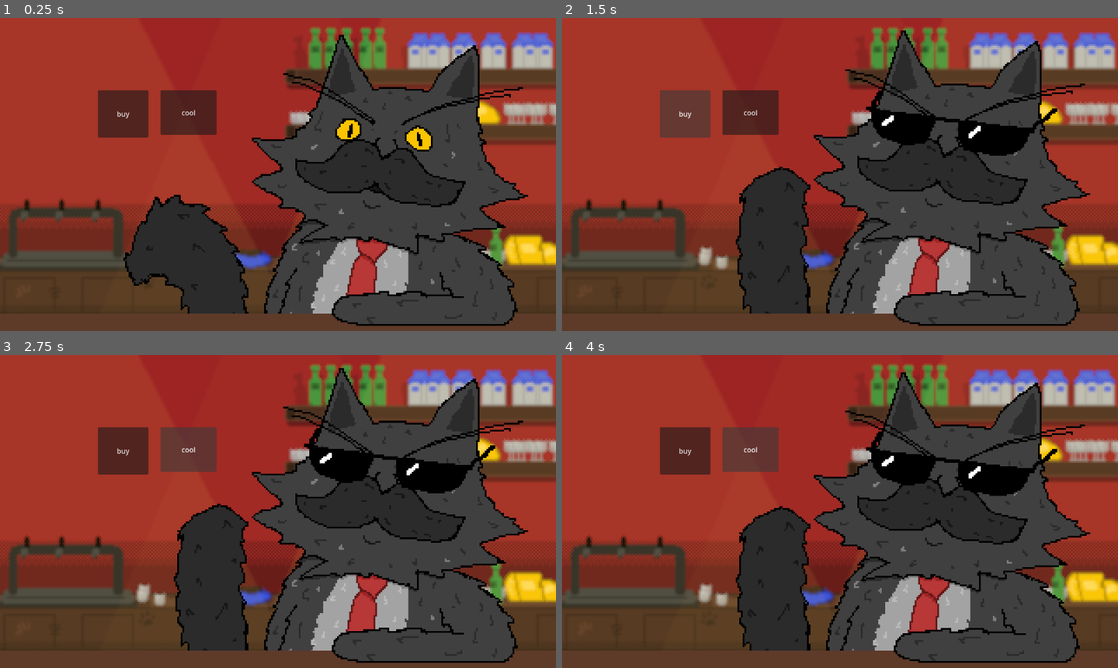
Above: before the commit, frames 1-4 (two rows, left to right).
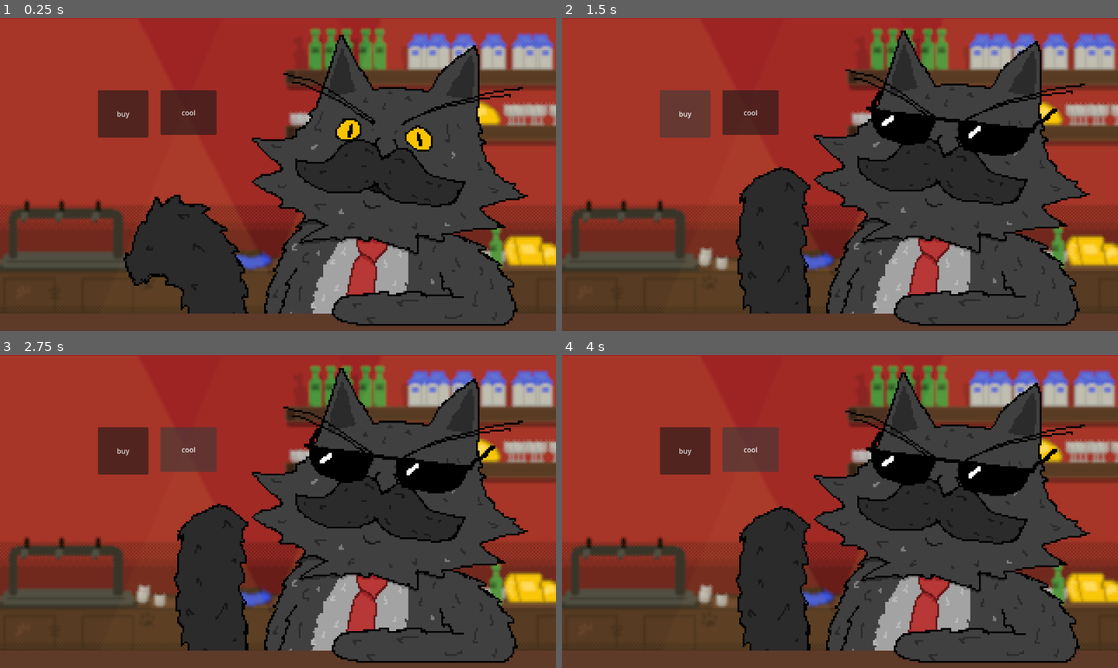
Above: after the commit, the same moments.

Repository: DuneRanger/Very-Serious-GameJam-2026
Game: Godot game, scene res://scenes/game/shop_scene/shop_scene.tscn
The game is run twice, just before and just after one commit, with the same random seed, the same clock (stepped at 60 frames per second) and the same inputs. This scene is started directly instead of the project's main scene. Sound files missing from this copy of the repository are replaced by a short silence.
Inputs:
- Up to frame 1 (0.25 s): no input
- Up to frame 2 (1.5 s): click "cool" at 0.5 s; click "buy" at 1.25 s
- Up to frame 3 (2.75 s): click "cool" at 2 s
- Up to frame 4 (4 s): click "buy" at 2.75 s; click "cool" at 3.5 s

The runs differ from the first frame. In frame 1, 2.0% of the frame differs, in the area x 0-100%, y 2-81%; in frame 2, 1.9%; in frame 3, 2.0%; in frame 4, 2.0%.

Commit message:
added item textures

Diff:
--- a/scenes/game/shop_scene/shop_scene.tscn
+++ b/scenes/game/shop_scene/shop_scene.tscn
@@ -6,6 +6,12 @@
 [node name="ShopScene" type="Node2D" unique_id=935466290]
 
 [node name="VisualsTest" type="Node" parent="." unique_id=412741530]
+
+[node name="ShopBackground" type="Sprite2D" parent="VisualsTest" unique_id=1294429494]
+z_index = -4
+position = Vector2(0, 2)
+scale = Vector2(4, 4)
+texture = ExtResource("2_i1bid")
 
 [node name="ColorRect" type="ColorRect" parent="VisualsTest" unique_id=89447505]
 z_index = -100
@@ -19,8 +25,3 @@
 position = Vector2(55.655, 0)
 
 [node name="Camera2D" type="Camera2D" parent="." unique_id=713897190]
-
-[node name="Sprite2D" type="Sprite2D" parent="." unique_id=1294429494]
-z_index = -4
-scale = Vector2(4, 4)
-texture = ExtResource("2_i1bid")
Binary file added: assets/textures/items/item_789.png
Not shown, added: assets/textures/items/item_789.png.import
Binary file added: assets/textures/items/item_catnip.png
Not shown, added: assets/textures/items/item_catnip.png.import
Binary file added: assets/textures/items/item_dynamite.png
Not shown, added: assets/textures/items/item_dynamite.png.import
Binary file added: assets/textures/items/item_eraser.png
Not shown, added: assets/textures/items/item_eraser.png.import
Binary file added: assets/textures/items/item_excercise.png
Not shown, added: assets/textures/items/item_excercise.png.import
Binary file added: assets/textures/items/item_gigaburger.png
Not shown, added: assets/textures/items/item_gigaburger.png.import
(and 14 more such lines)
